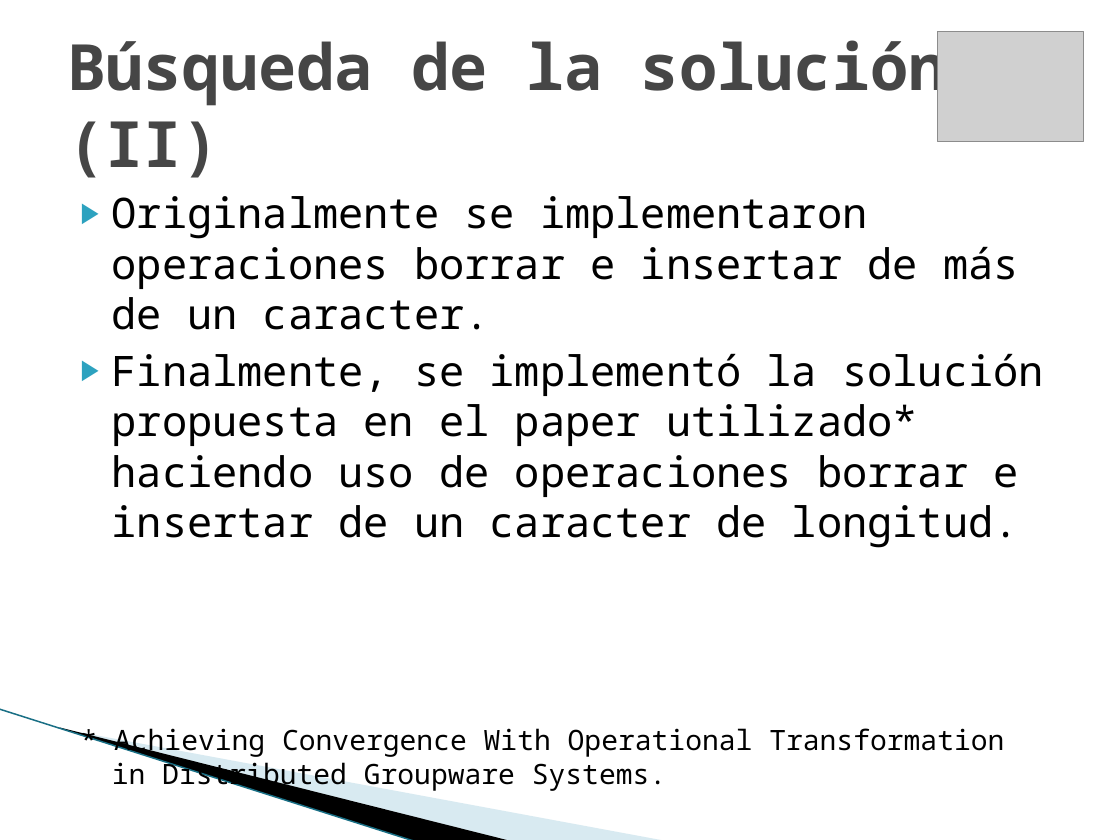
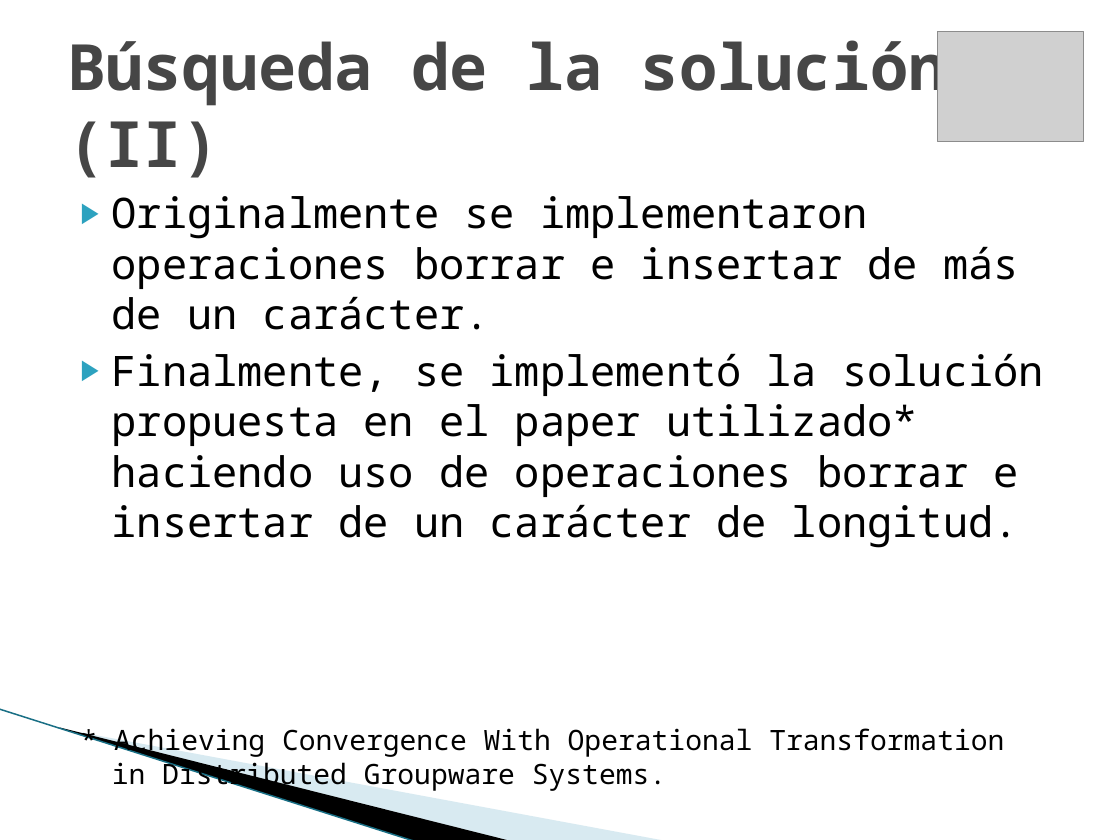
Before and after one commit to maurociancio/parallel-editor, a slide deck: slide 9 of doc/presentacion/presentacion.pptx. Drawn at 1120x840 pixels with LibreOffice and Linux fonts; fonts in the diff are those of the drawing; grey boxes stand for pictures; background and template pictures are left out. Boxes give left, top, right and bottom in pixels: in the first picture for what was removed or moved away, otherwise in the second. Text is boxed around its words. In the diff, an @@ line names an element or a change of style, - is before the commit and + after.

```diff
--- a/doc/presentacion/presentacion.pptx
+++ b/doc/presentacion/presentacion.pptx
@@ text at <box>112,196,1044,548</box>: text changed @@
-▶ Originalmente se implementaron operaciones borrar e insertar de más de un caracter.
-▶ Finalmente, se implementó la solución propuesta en el paper utilizado* haciendo uso de operaciones borrar e insertar de un caracter de longitud.
+▶ Originalmente se implementaron operaciones borrar e insertar de más de un carácter.
+▶ Finalmente, se implementó la solución propuesta en el paper utilizado* haciendo uso de operaciones borrar e insertar de un carácter de longitud.
```
Also in this commit, not shown: 2 other slides changed.
